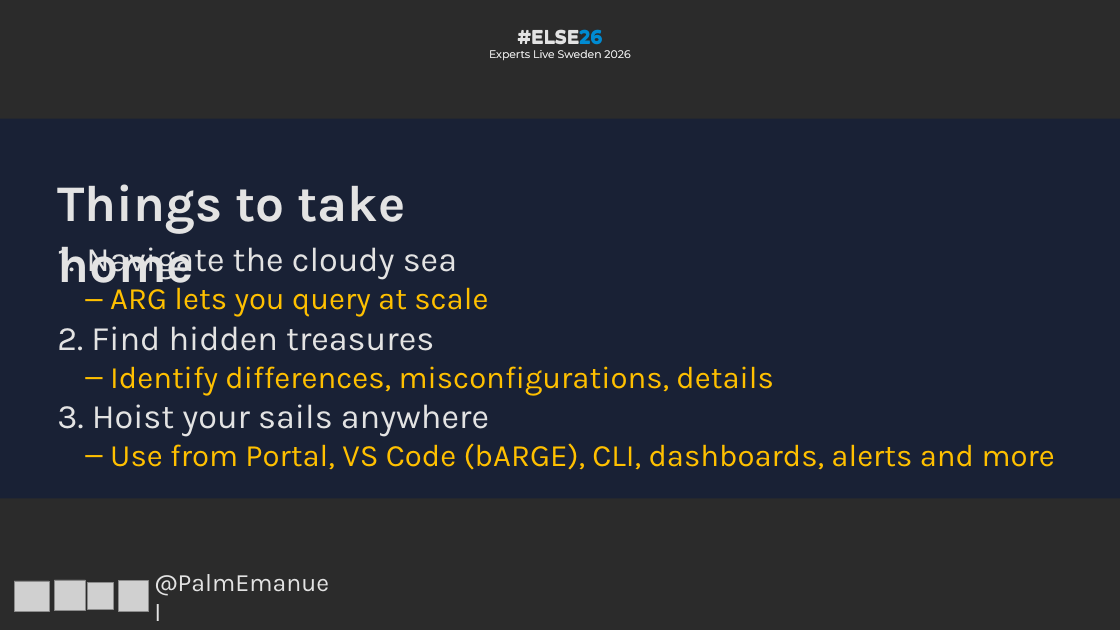
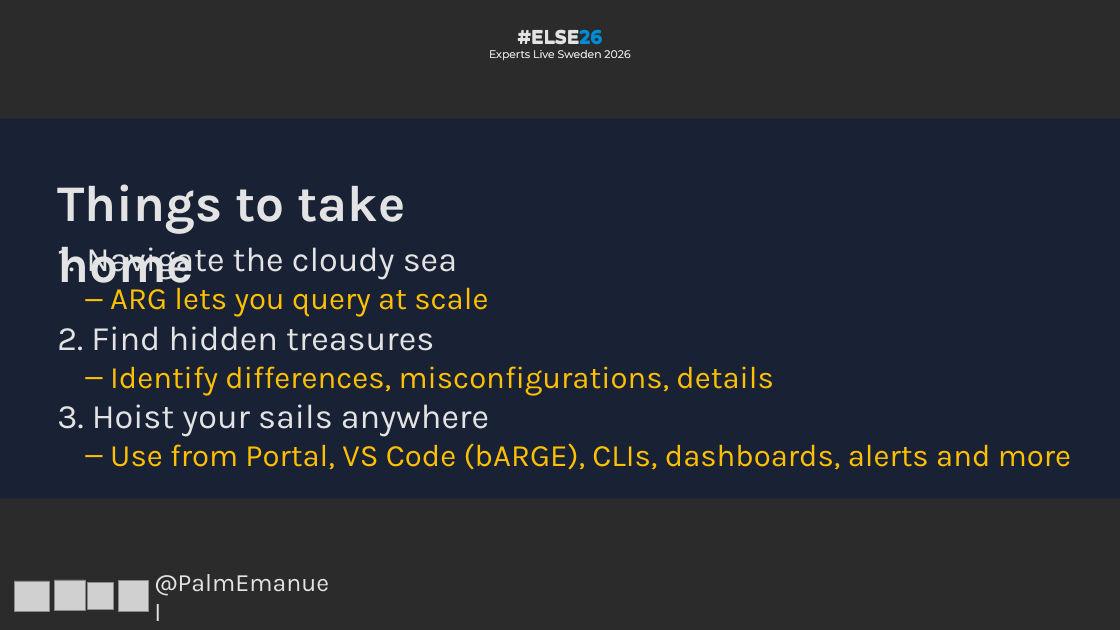
Before and after one commit to PalmEmanuel/ELSE26, a slide deck: slide 29 of ELSE26_TreasureHuntingInAzureWithKQL.pptx. Drawn at 1120x630 pixels with LibreOffice and Linux fonts; fonts in the diff are those of the drawing; grey boxes stand for pictures; background and template pictures are left out; a plain dark background stands for a picture behind light text. Boxes give left, top, right and bottom in pixels: in the first picture for what was removed or moved away, otherwise in the second. Text is boxed around its words. In the diff, an @@ line names an element or a change of style, - is before the commit and + after.

Commit message:
slide with some bARGE features

```diff
--- a/ELSE26_TreasureHuntingInAzureWithKQL.pptx
+++ b/ELSE26_TreasureHuntingInAzureWithKQL.pptx
@@ text at <box>110,443,1071,470</box>: text changed @@
-  – Use from Portal, VS Code (bARGE), CLI, dashboards, alerts and more
+  – Use from Portal, VS Code (bARGE), CLIs, dashboards, alerts and more
```
Also in this commit, not shown: 4 other slides changed.
